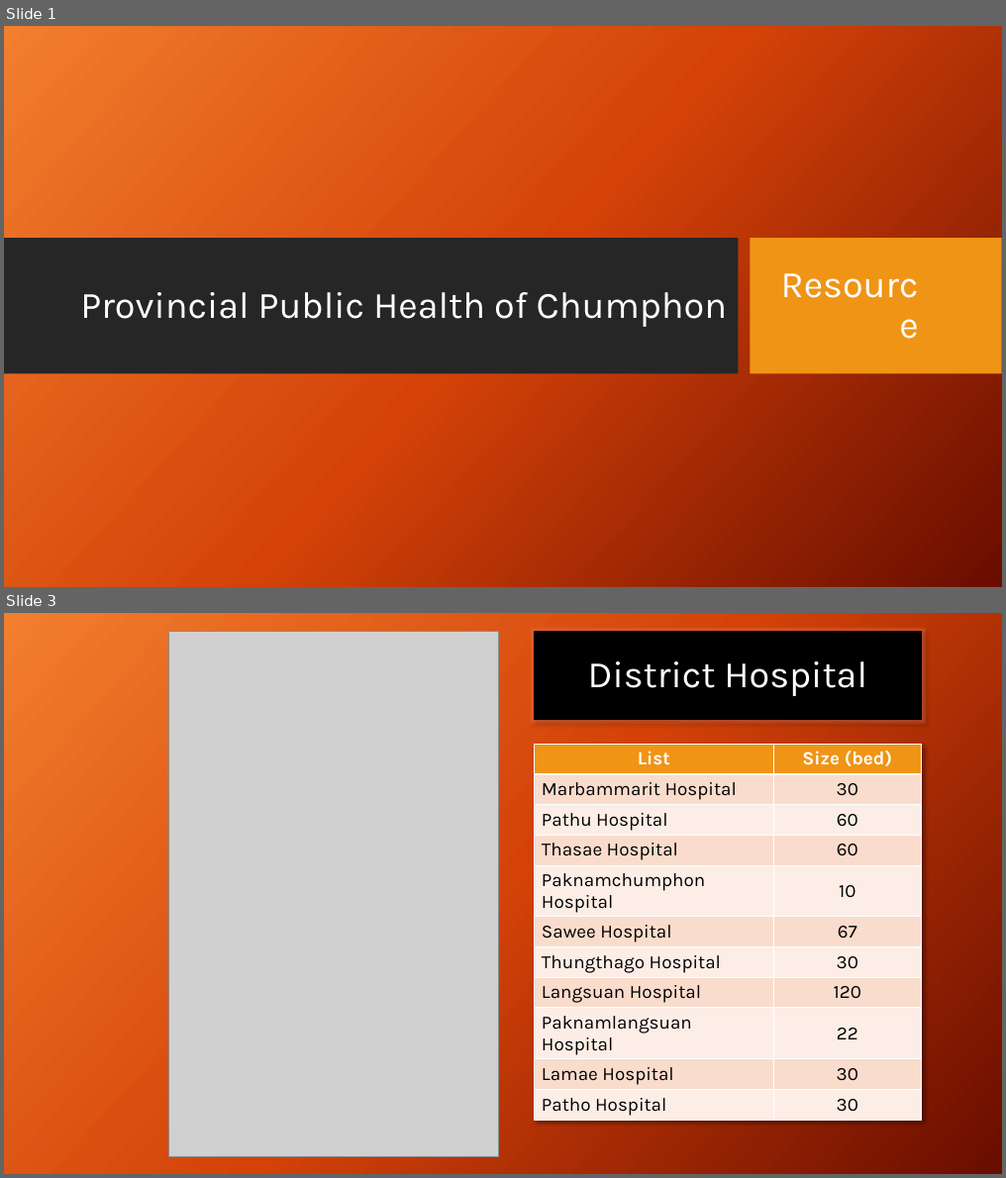
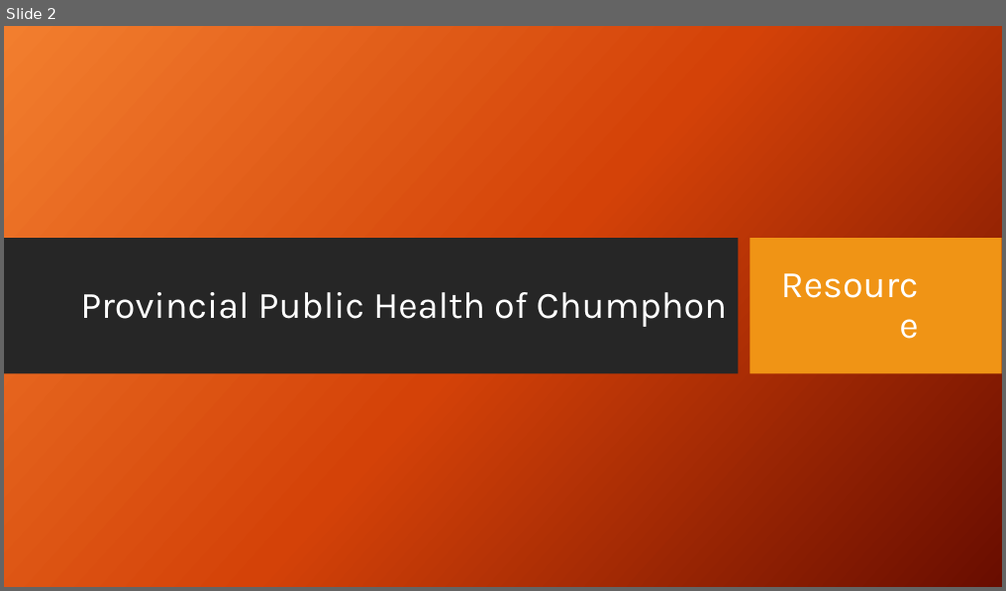
Before and after one commit to joblackpoc/Jobs_SSJ, a slide deck: gishealth_Eng.pptx. Shown one above the other, each under a label of ours: slides 1 and 3 before the commit, slide 2 after it; the slides between them are not shown. The pictures are 1006x1178 and 1006x591 pixels, drawn with LibreOffice and Linux fonts; fonts in the diff are those of the drawing; grey boxes stand for pictures; background and template pictures are left out. Boxes give left, top, right and bottom in pixels: in the first picture for what was removed or moved away, otherwise in the second. Text is boxed around its words. In the diff, an @@ line names an element or a change of style, - is before the commit and + after.

```diff
--- a/gishealth_Eng.pptx
+++ b/gishealth_Eng.pptx
@@ slide 3 removed at bbox=[4, 613, 1002, 1174], background gradient #F18031 to #D54209 to #6A0D00 @@
@@ picture removed at bbox=[168, 631, 498, 1157] @@
@@ title removed at bbox=[534, 631, 921, 719] @@
-District Hospital
@@ table removed at bbox=[534, 744, 921, 1120], 11 rows, 2 columns @@
-List | Size (bed)
-Marbammarit Hospital | 30
-Pathu Hospital | 60
-Thasae Hospital | 60
-Paknamchumphon Hospital | 10
-Sawee Hospital | 67
-Thungthago Hospital | 30
-Langsuan Hospital | 120
-Paknamlangsuan Hospital | 22
-Lamae Hospital | 30
-Patho Hospital | 30
@@ what was slide 1 is now slide 2 @@
```
Also in this commit, not shown: 4 slides changed, 4 slides added, 2 other slides removed, 2 other files.
